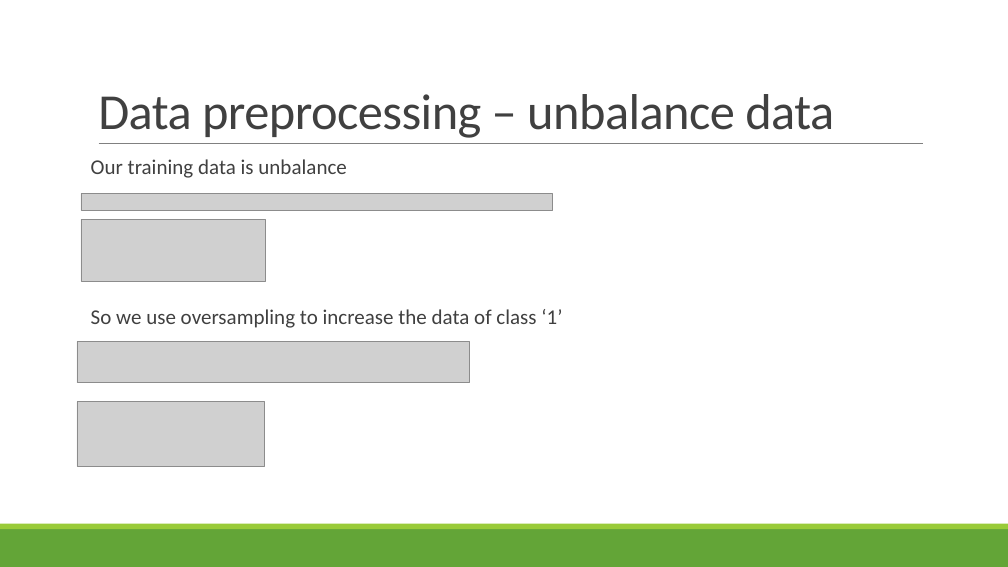
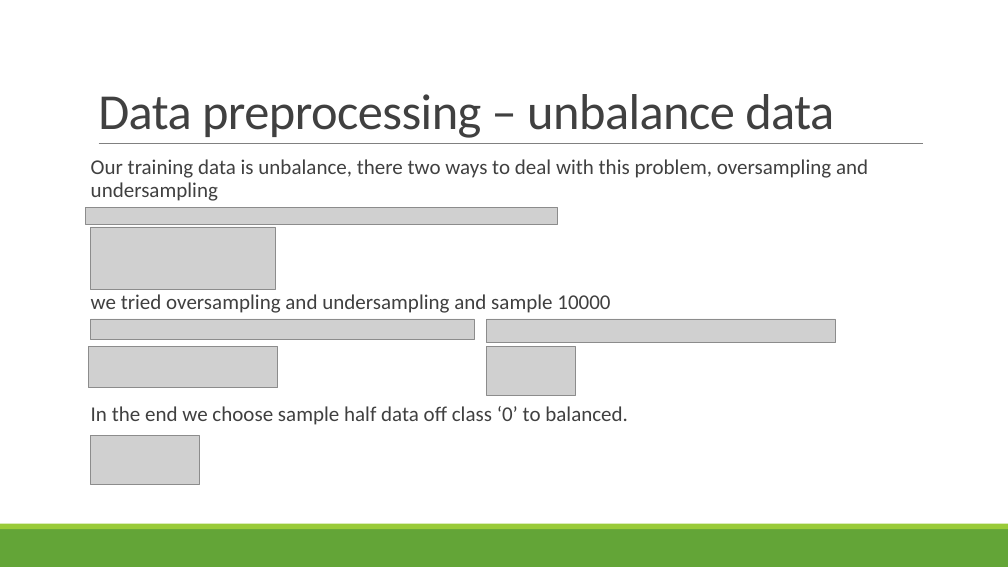
Before and after one commit to KaiTung/Money-laundering-forecast, a slide deck: slide 5 of 期末報告.pptx (slide 4 before the commit). Drawn at 1008x567 pixels with LibreOffice and Linux fonts; fonts in the diff are those of the drawing; grey boxes stand for pictures. Boxes give left, top, right and bottom in pixels: in the first picture for what was removed or moved away, otherwise in the second. Text is boxed around its words. In the diff, an @@ line names an element or a change of style, - is before the commit and + after.

```diff
--- a/期末報告.pptx
+++ b/期末報告.pptx
@@ text at (x1=91, y1=159, x2=868, y2=425): text changed @@
-Our training data is unbalance
-So we use oversampling to increase the data of class ‘1’
+Our training data is unbalance, there two ways to deal with this problem, oversampling and undersampling
+we tried oversampling and undersampling and sample 10000
+In the end we choose sample half data off class ‘0’ to balanced.
@@ picture moved from (x1=81, y1=194, x2=553, y2=210) to (x1=85, y1=207, x2=557, y2=224) @@
@@ picture moved from (x1=81, y1=219, x2=265, y2=281) to (x1=91, y1=227, x2=275, y2=289) @@
@@ picture added at (x1=91, y1=319, x2=475, y2=340) @@
@@ picture added at (x1=487, y1=319, x2=836, y2=343) @@
@@ picture removed at (x1=77, y1=342, x2=470, y2=383) @@
@@ picture resized from (x1=77, y1=402, x2=265, y2=466) to (x1=88, y1=346, x2=278, y2=388) @@
@@ picture added at (x1=487, y1=346, x2=575, y2=396) @@
@@ picture added at (x1=91, y1=436, x2=200, y2=485) @@
```
Also in this commit, not shown: 2 other slides changed, 4 slides added, 1 slide removed, 3 other files.
